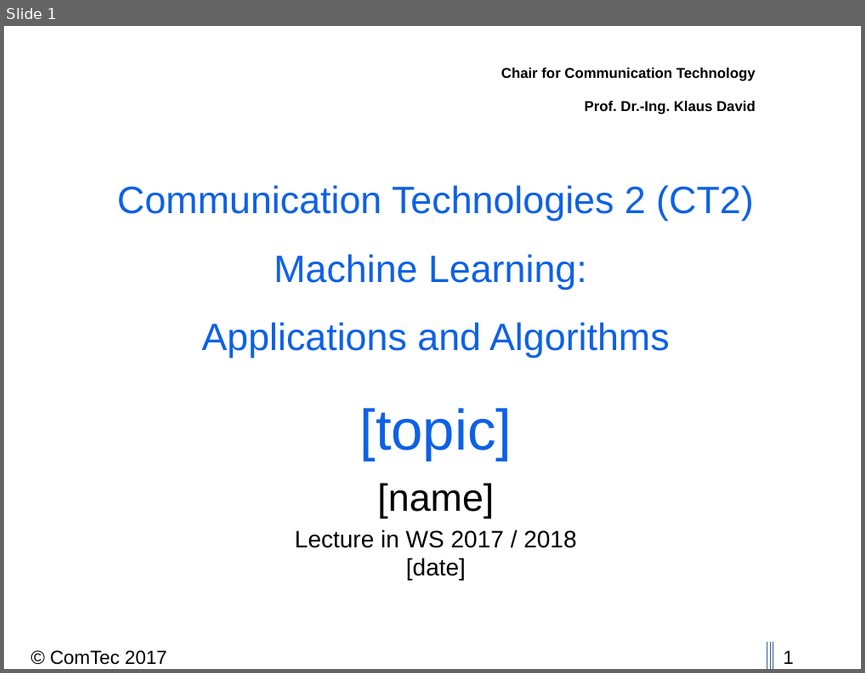
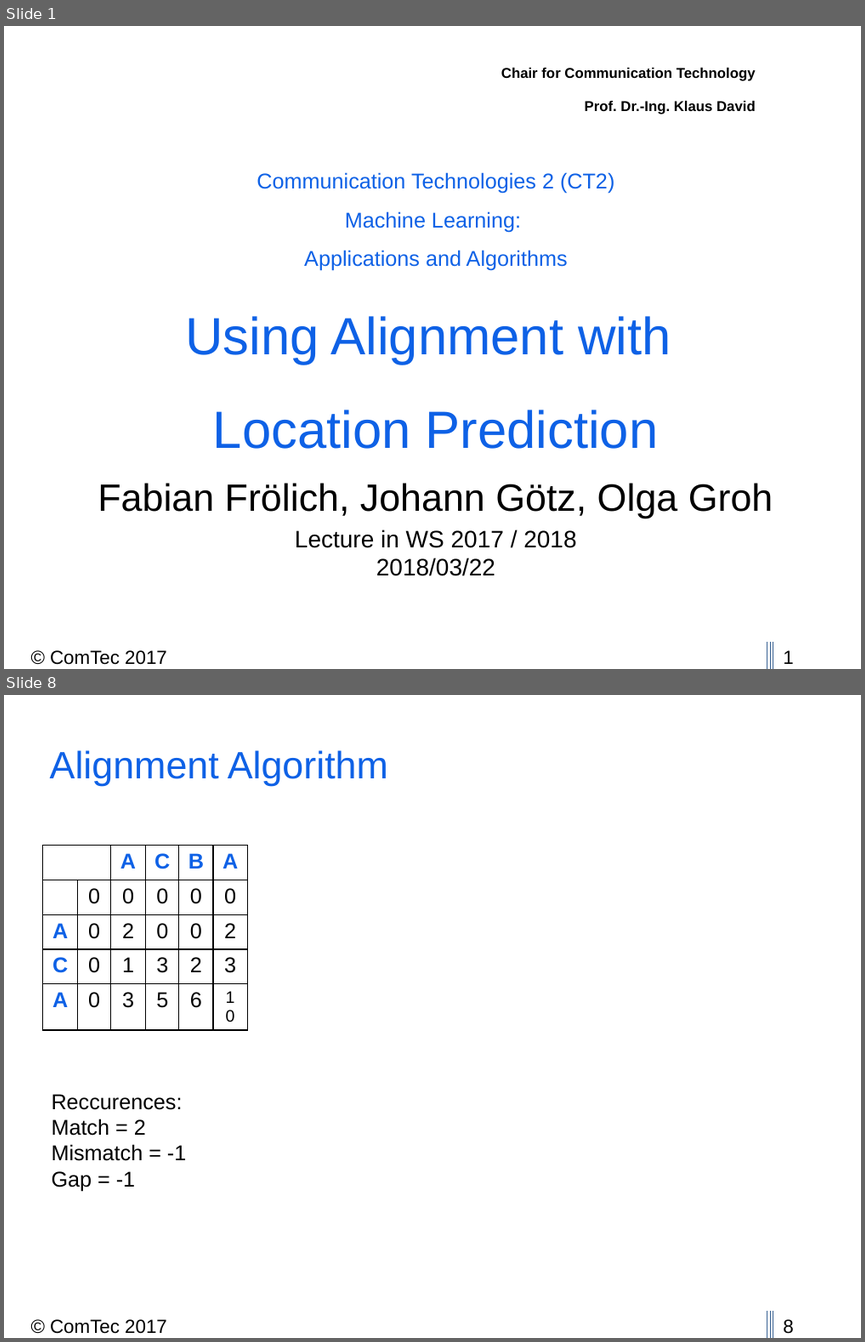
Before and after one commit to thedrayman/ct2-alignment, a slide deck: Presentation/CT2_2017_Alignment.pptx. Shown one above the other, each under a label of ours: slide 1 before the commit, slides 1 and 8 after it; the slides between them are not shown. The pictures are 865x673 and 865x1342 pixels, drawn with LibreOffice and Linux fonts; fonts in the diff are those of the drawing; background and template pictures are left out. Boxes give left, top, right and bottom in pixels: in the first picture for what was removed or moved away, otherwise in the second. Text is boxed around its words. In the diff, an @@ line names an element or a change of style, - is before the commit and + after.

```diff
--- a/Presentation/CT2_2017_Alignment.pptx
+++ b/Presentation/CT2_2017_Alignment.pptx
@@ slide 8 added at (4,695,861,1338), background #FFFFFF; not listed: 5 template elements that a slide beside it also shows @@
@@ title added at (50,750,388,786), 32 pt, text #0E61E6 @@
+Alignment Algorithm
@@ table added at (42,845,247,1019), 5 rows, 6 columns @@
+ |  | A | C | B | A
+ | 0 | 0 | 0 | 0 | 0
+A | 0 | 2 | 0 | 0 | 2
+C | 0 | 1 | 3 | 2 | 3
+A | 0 | 3 | 5 | 6 | 10
@@ text added at (52,1094,186,1191), 18 pt, text #000000 @@
+Reccurences:
+Match = 2
+Mismatch = -1
+Gap = -1
@@ slide 1 changed as well @@
@@ title at (185,172,670,448): text changed; size 32 to 18 pt @@
-Communication Technologies 2 (CT2)
-Machine Learning:
-Applications and Algorithms
-[topic]
+Communication Technologies 2 (CT2)
+Machine Learning:
+Applications and Algorithms
+Using Alignment with
+Location Prediction
@@ subtitle at (98,482,773,576): text changed; size 20 to 32 pt @@
-[name]
-Lecture in WS 2017 / 2018
-[date]
+Fabian Frölich, Johann Götz, Olga Groh
+Lecture in WS 2017 / 2018
+2018/03/22
```
Also in this commit, not shown: 11 other slides added, 1 slide removed, 11 other files.
